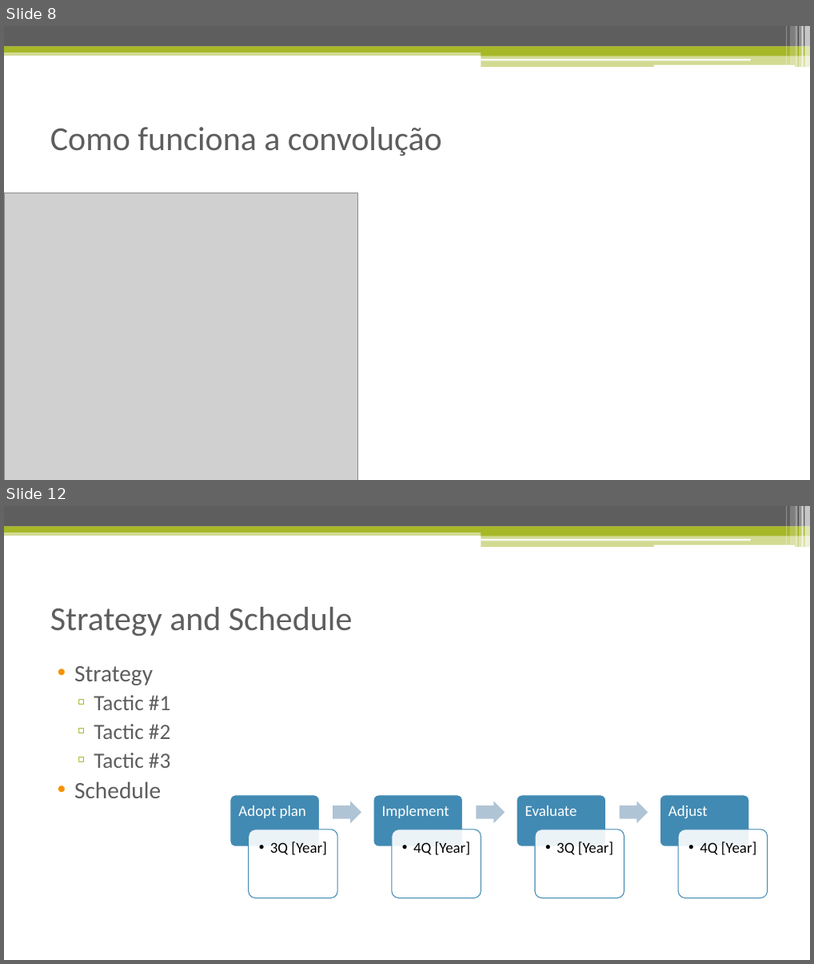
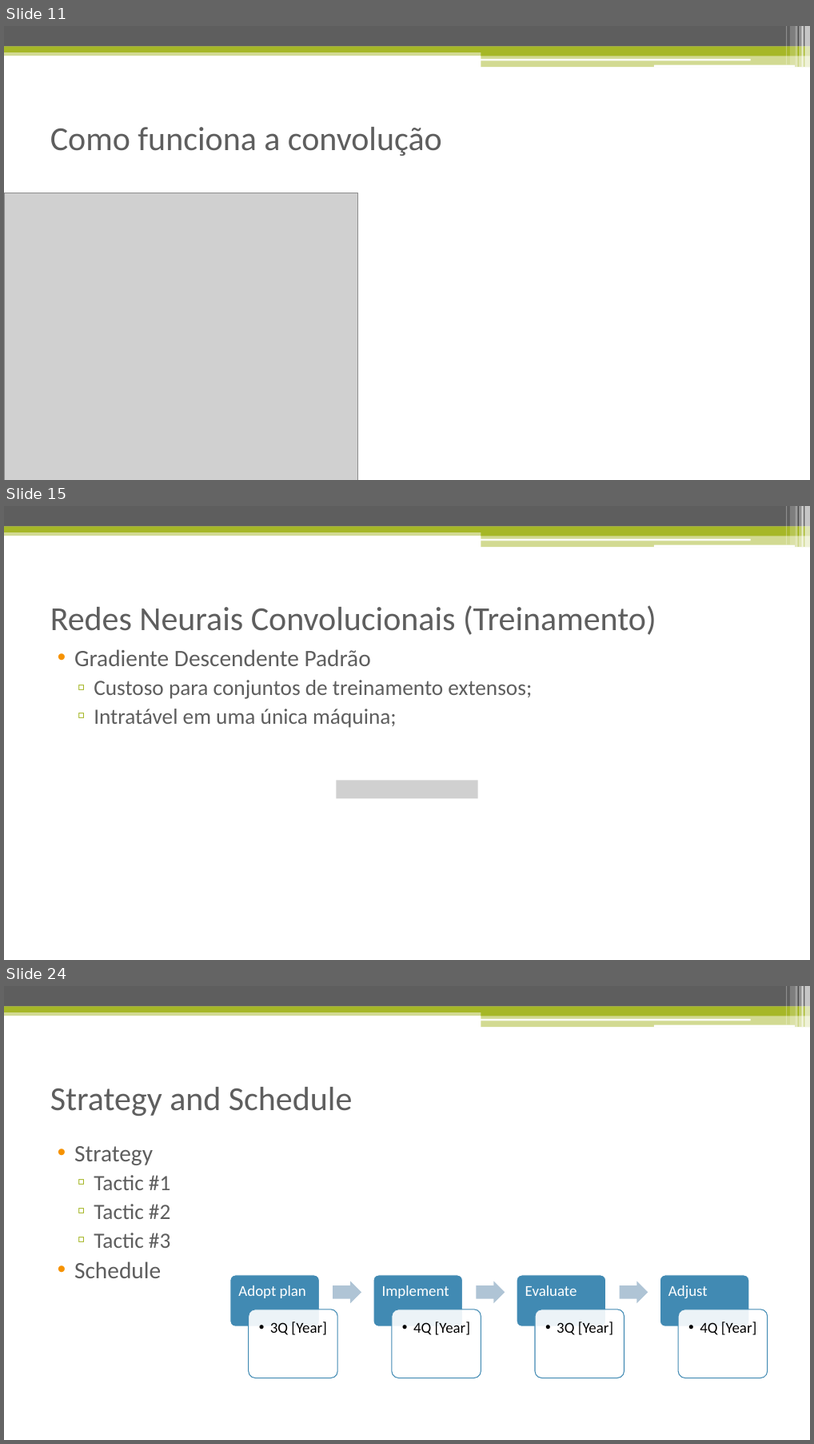
Before and after one commit to isacra/isacradoctoralstuffs, a slide deck: Apresentacoes/Redes Neurais Convolucionais.pptx. Shown one above the other, each under a label of ours: slides 8 and 12 before the commit, slides 11, 15 and 24 after it; the slides between them are not shown. The pictures are 814x964 and 814x1444 pixels, drawn with LibreOffice and Linux fonts; fonts in the diff are those of the drawing; grey boxes stand for pictures. Boxes give left, top, right and bottom in pixels: in the first picture for what was removed or moved away, otherwise in the second. Text is boxed around its words. In the diff, an @@ line names an element or a change of style, - is before the commit and + after.

```diff
--- a/Apresentacoes/Redes Neurais Convolucionais.pptx
+++ b/Apresentacoes/Redes Neurais Convolucionais.pptx
@@ slide 15 added at (x1=4, y1=506, x2=810, y2=960), background #FFFFFF; not listed: 13 template elements that a slide beside it also shows @@
@@ title added at (x1=50, y1=605, x2=657, y2=635), 40 pt, text #5E5E5E @@
+Redes Neurais Convolucionais (Treinamento)
@@ text added at (x1=74, y1=649, x2=532, y2=728), 26 pt, text #5E5E5E @@
+• Gradiente Descendente Padrão
+  ▫ Custoso para conjuntos de treinamento extensos;
+  ▫ Intratável em uma única máquina;
@@ picture added at (x1=336, y1=780, x2=478, y2=798) @@
@@ what was slide 8 is now slide 11 @@
@@ what was slide 12 is now slide 24 @@
```
Also in this commit, not shown: 1 slide changed, 15 other slides added, 8 slides removed.
